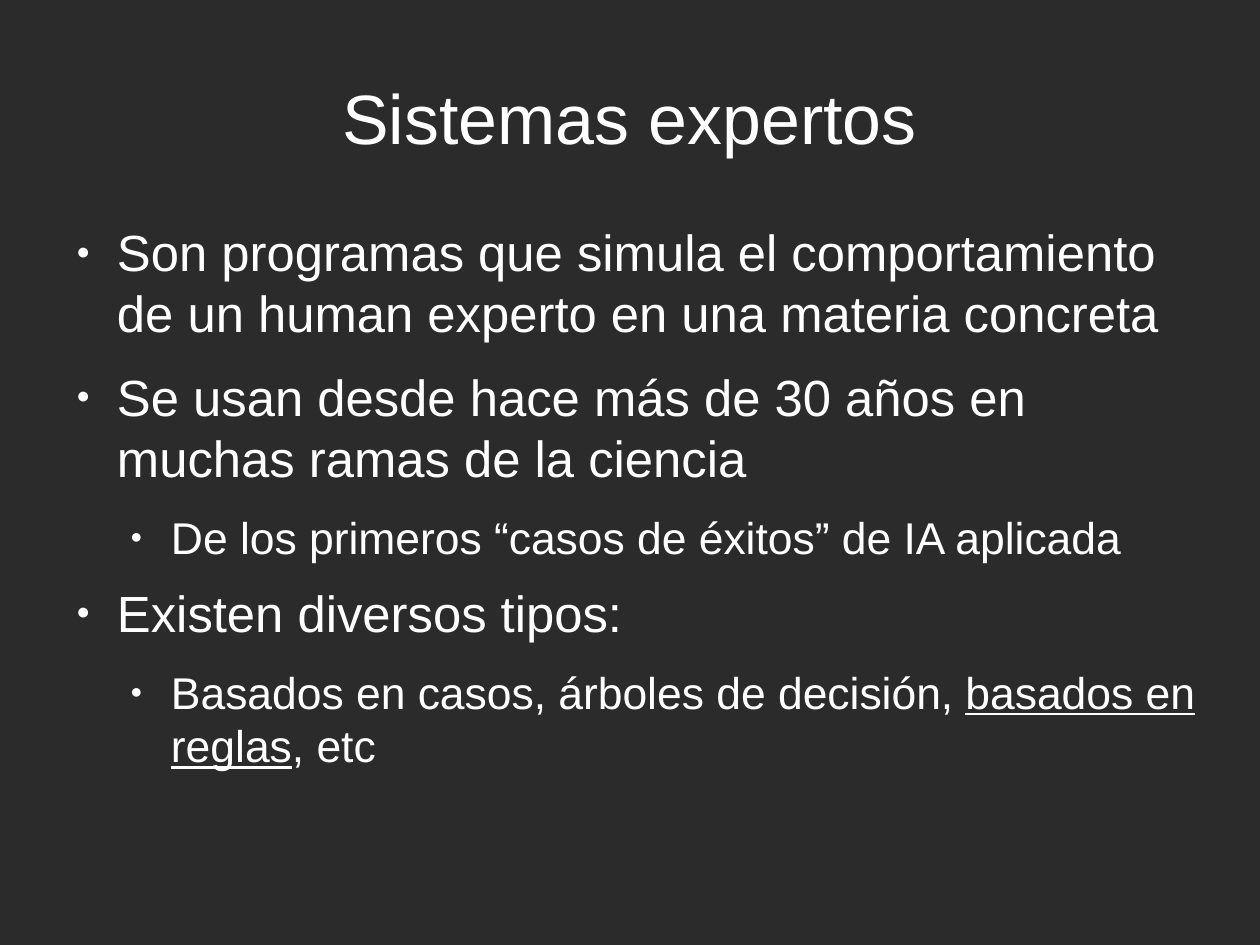
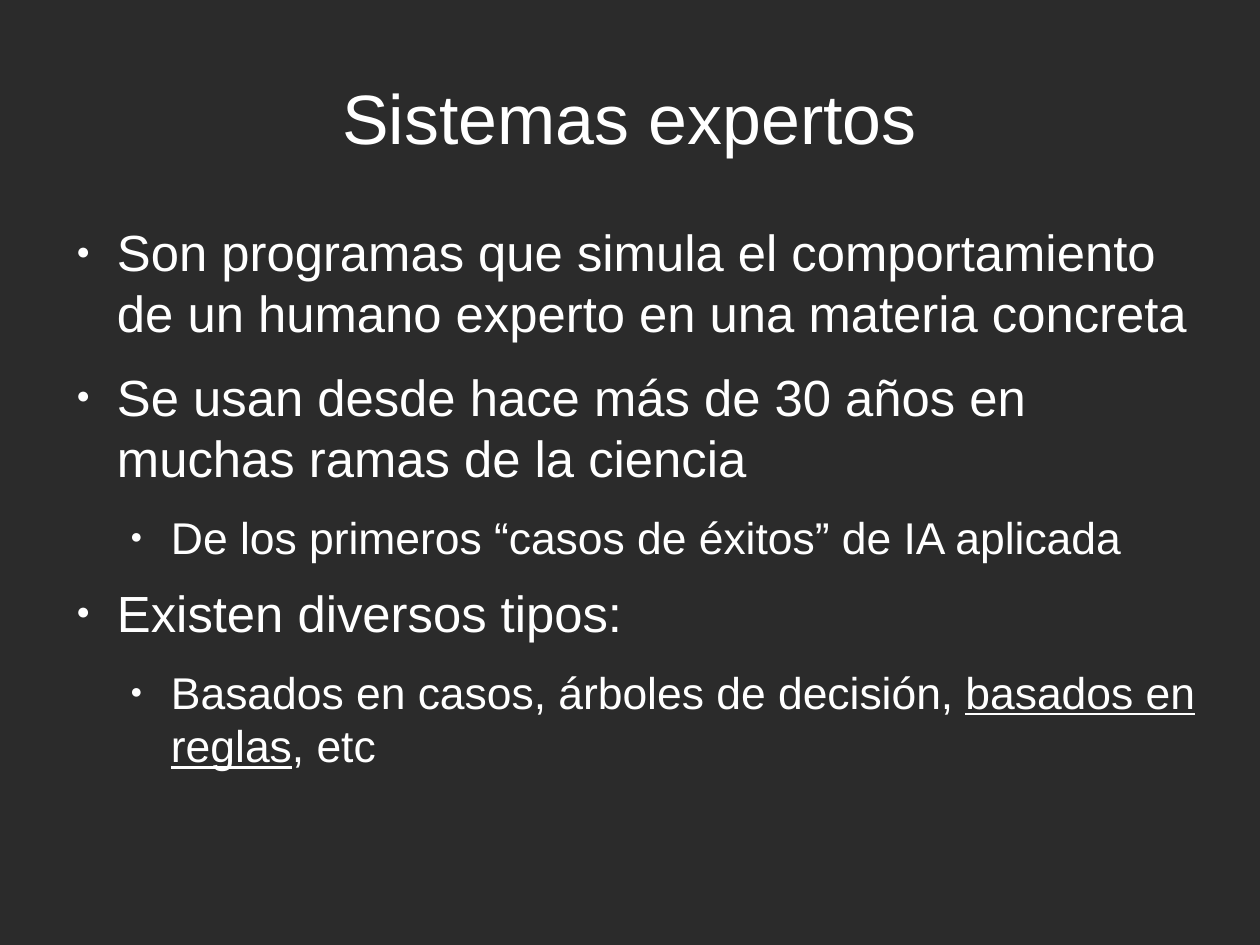
Before and after one commit to rompehielos013013013/gsiege, a slide deck: slide 5 of presentacion/expertoUCLM2014/SSEE-IA.odp. Drawn at 1260x945 pixels with LibreOffice and Linux fonts; fonts in the diff are those of the drawing; background and template pictures are left out; a plain dark background stands for a picture behind light text. Boxes give left, top, right and bottom in pixels: in the first picture for what was removed or moved away, otherwise in the second. Text is boxed around its words. In the diff, an @@ line names an element or a change of style, - is before the commit and + after.

```diff
--- a/presentacion/expertoUCLM2014/SSEE-IA.odp
+++ b/presentacion/expertoUCLM2014/SSEE-IA.odp
@@ text at (x1=117, y1=234, x2=1187, y2=343): text changed @@
-● Son programas que simula el comportamiento de un human experto en una materia concreta
+● Son programas que simula el comportamiento de un humano experto en una materia concreta
```
Also in this commit, not shown: 1 other slide changed, 1 other file.
